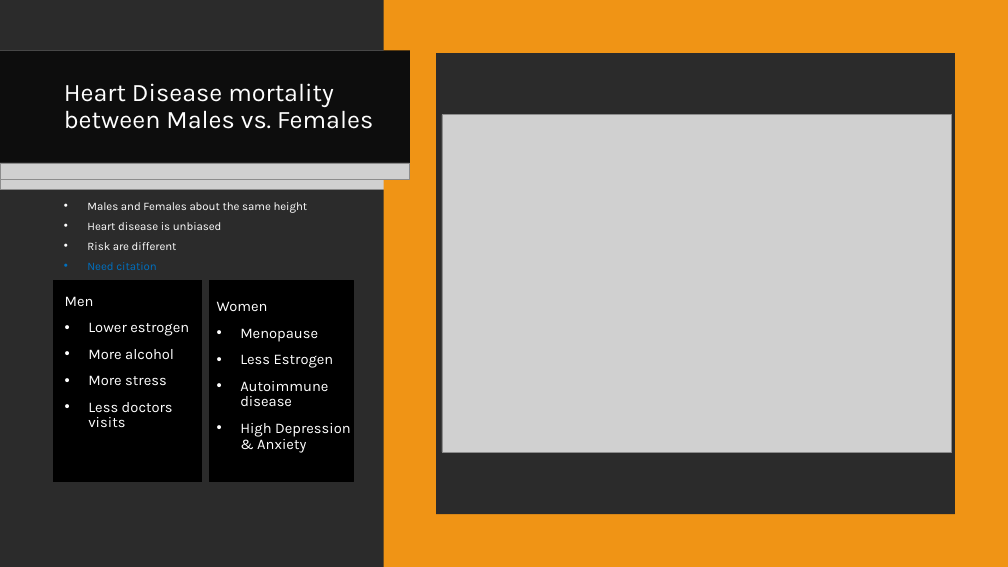
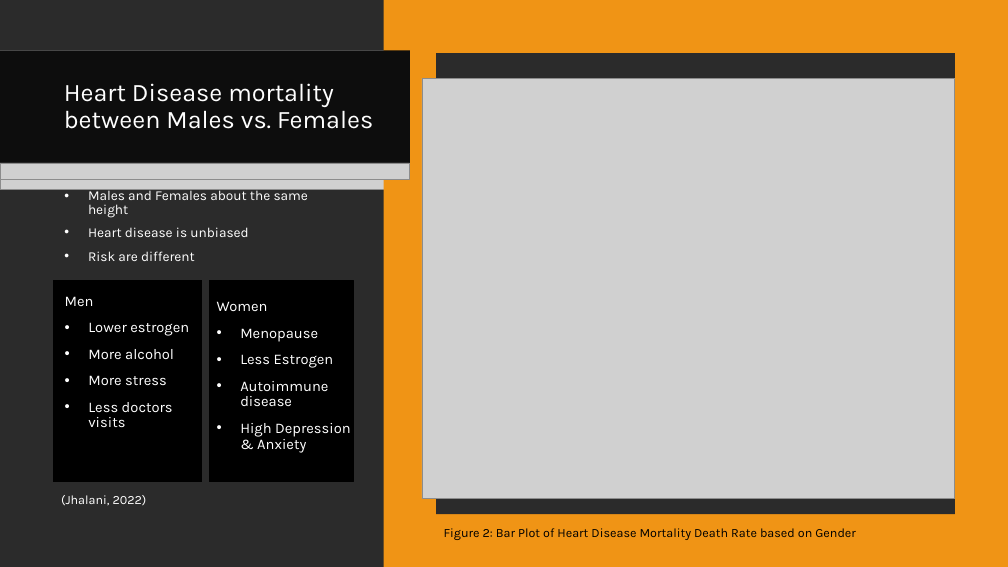
Before and after one commit to Aaron-m-ram/end-to-end-statistical-analysis, a slide deck: slide 6 of Final PP V1.pptx. Drawn at 1008x567 pixels with LibreOffice and Linux fonts; fonts in the diff are those of the drawing; grey boxes stand for pictures; background and template pictures are left out; a plain dark background stands for a picture behind light text. Boxes give left, top, right and bottom in pixels: in the first picture for what was removed or moved away, otherwise in the second. Text is boxed around its words. In the diff, an @@ line names an element or a change of style, - is before the commit and + after.

Commit message:
Update PPT
This is the final version, I hope. I added Figure titles, Changed citation to References, added references, and in-cite citation. I also change the photo on the 2nd slide.

```diff
--- a/Final PP V1.pptx
+++ b/Final PP V1.pptx
@@ picture: place and size @@
-picture at (442,115,952,453)
+picture at (422,78,955,498)
@@ text "Males and Females about the ...": place and size @@
-text "Males and Females about the ..." at (87,202,308,270)
+text "Males and Females about the ..." at (88,188,308,261)
@@ text "Males and Females about the ..." at (88,188,308,261): size 10.8 to 12.9 pt; line spacing 0.7 to 0.8 @@
@@ text at (87,262,157,270): paragraph removed @@
-• Need citation
@@ text added at (61,495,147,506), 12 pt, text #FFFFFF @@
+(Jhalani, 2022)
@@ text added at (444,528,856,540), 12 pt, text #000000 @@
+Figure 2: Bar Plot of Heart Disease Mortality Death Rate based on Gender
```
Also in this commit, not shown: 11 other slides changed, 1 slide added.
